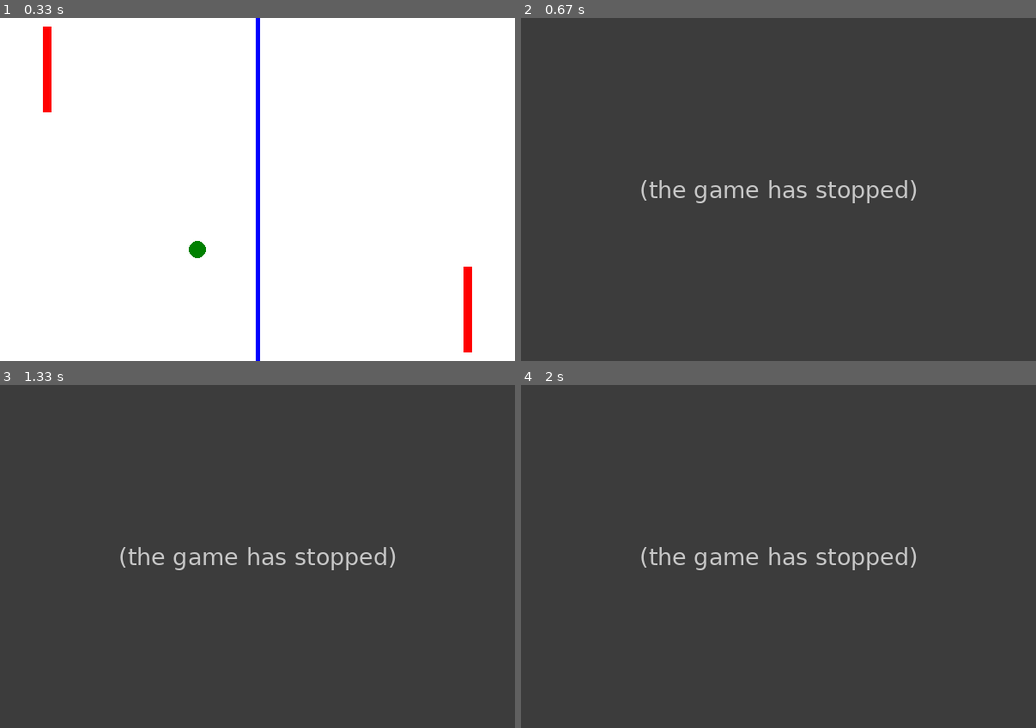
Above: before the commit, frames 1-4 (two rows, left to right).
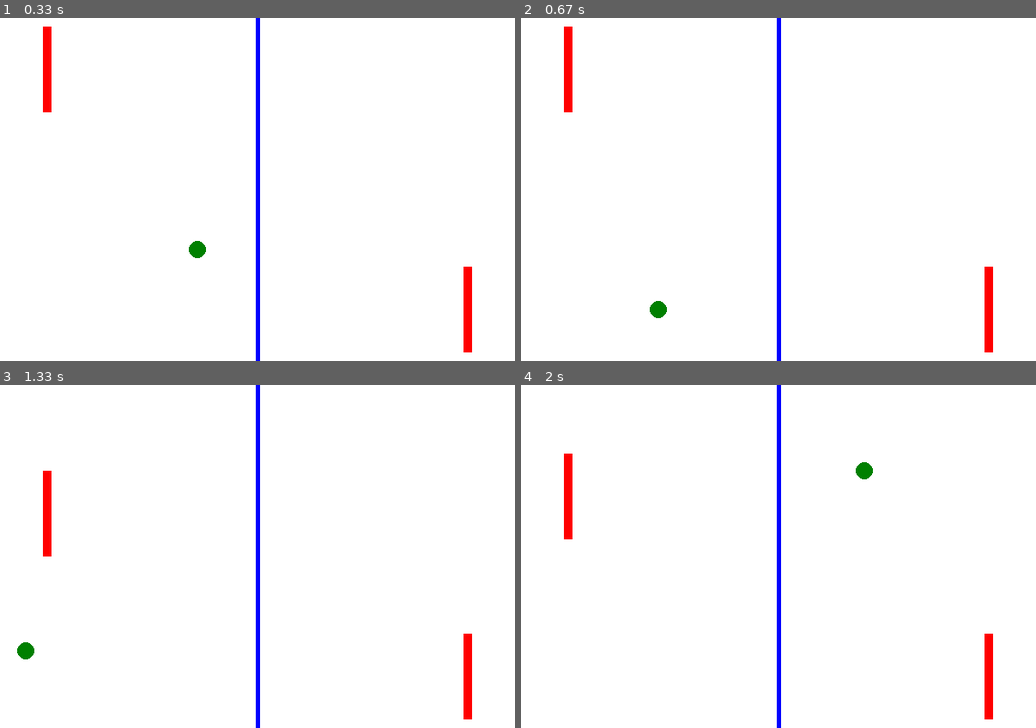
Above: after the commit, the same moments.

Repository: amullins83/pygame_practice
Game: pygame game, started from main.py
Same seed, same stepped clock (60 frames per second), same inputs: the game is played once before the commit and once after it.
Inputs:
- Up to frame 1 (0.33 s): no input
- Up to frame 2 (0.67 s): hold Up from 0.33 s (still down)
- Up to frame 3 (1.33 s): release Up at 0.8 s; hold Down 0.83-1.3 s
- Up to frame 4 (2 s): hold Up 1.33-1.7 s; hold Down from 1.73 s (still down)

Frame 1 is identical in both runs. In frame 2, 100% of the frame differs, in the area x 0-100%, y 0-100%; in frame 3, 100%; in frame 4, 100%.
Before the commit the program exited at 0.4 s; later frames show no game.

Commit message:
You can move player 1, but it's really buggy.

Diff:
--- a/game_event.py
+++ b/game_event.py
@@ -24,10 +24,10 @@
         self.game.done = True
 
     def KEYDOWN(self, event):
-        self.QUIT(event)
+        self.game.pressKey(event.key)
 
     def KEYUP(self, event):
-        pass
+        self.game.releaseKey(event.key)
 
     def MOUSEBUTTONDOWN(self, event):
         pass
--- a/game_logic.py
+++ b/game_logic.py
@@ -1,8 +1,10 @@
+import pygame
 from colors import *
 from hitDetection import HitDetector
 from random import randint
 
 Running, Player1Win, Player2Win = range(3)
+Keys = [pygame.K_DOWN, pygame.K_UP]
 
 
 class PongPos(object):
@@ -51,6 +53,17 @@
 
     def __init__(self, name, pos=PongPos()):
         super(Pad, self).__init__(name, pos, PongSize(Pad.defaultWidth, Pad.defaultHeight), red)
+        self.velocity = PongPos()
+        self.speed = 10
+
+    def startMove(self, directionDown):
+        if directionDown:
+            self.velocity.y = -self.speed
+        else:
+            self.velocity.y = self.speed
+
+    def endMove(self):
+        self.velocity.y = 0
 
 
 class Ball(PongObject):
@@ -101,6 +114,18 @@
         self.hitDetector = HitDetector(0, 0, 600, 400)
         self.pads = [self.pad1, self.pad2]
 
+    def pressKey(self, key):
+        for i in range(len(Keys)):
+            if key == Keys[i]:
+                self.pad1.startMove(i)
+                break
+
+    def releaseKey(self, key):
+        for i in range(len(Keys)):
+            if key == Keys[i]:
+                self.pad1.endMove()
+                break
+
     def update(self):
         if self.status == Running:
             if self.hitDetector.didHitXBoundary(self.ball):
@@ -128,3 +153,10 @@
 
                 self.ball.pos.x += self.ball.velocity.x
                 self.ball.pos.y += self.ball.velocity.y
+
+            if self.hitDetector.didHitYBoundary(self.pad1):
+                print("Pad1 boundary Y hit")
+                self.pad1.pos.y += -self.pad1.velocity.y
+                self.pad1.endMove()
+            else:
+                self.pad1.pos.y += self.pad1.velocity.y
--- a/main.py
+++ b/main.py
@@ -40,5 +40,12 @@
             if not __name__ == "__main__":
                 self.done = True
 
+    def pressKey(self, key):
+        self.logic.pressKey(key)
+
+    def releaseKey(self, key):
+        self.logic.releaseKey(key)
+
+
 if __name__ == "__main__":
     Pong(600, 400)
